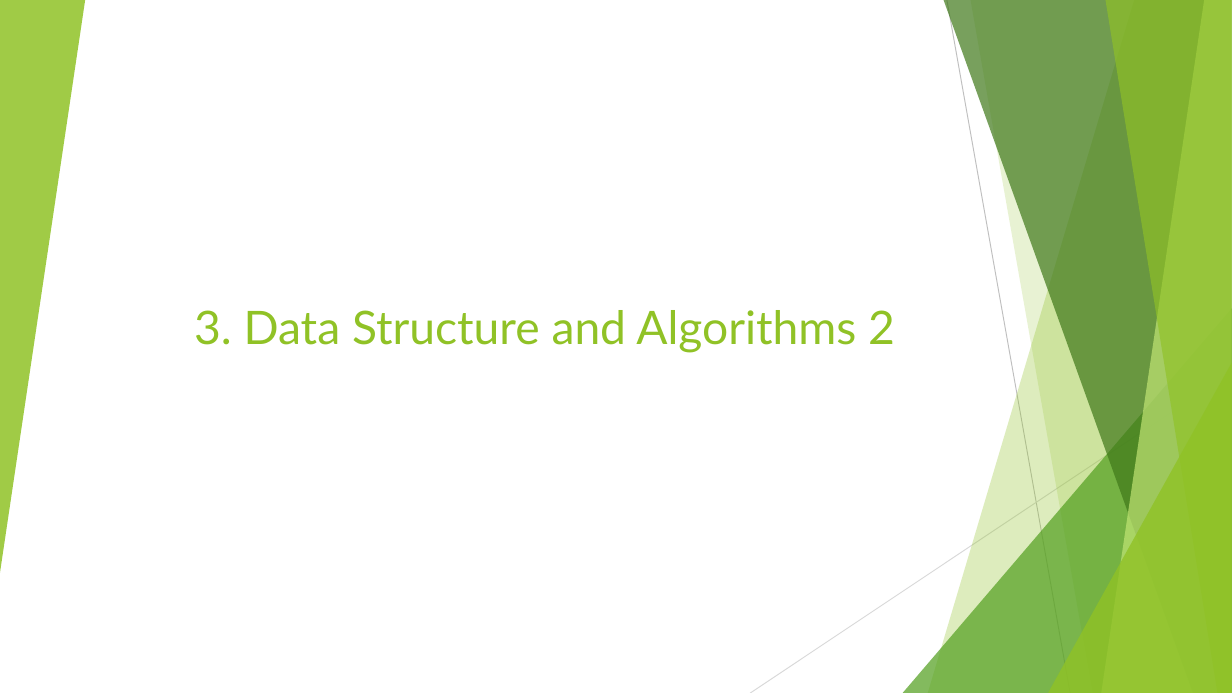
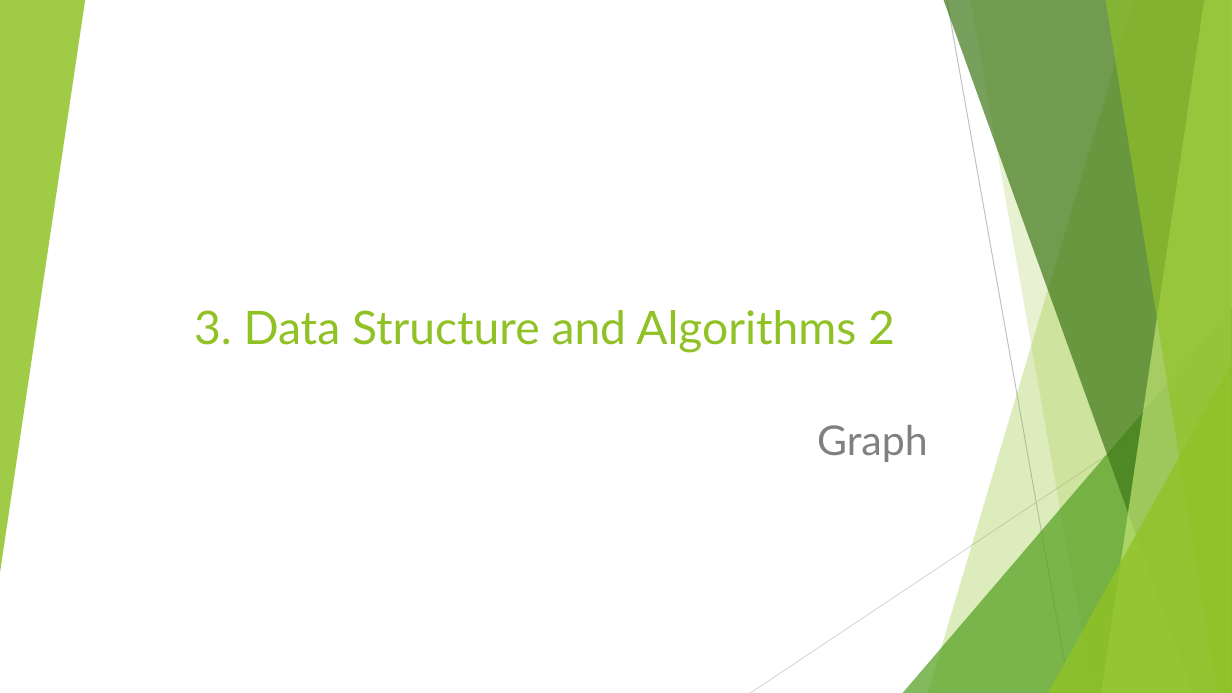
Before and after one commit to Heechul90/Data_Structure_and_Algorithms, a slide deck: slide 1 of 2. Non-Linear Structure, Optimiztion,and Algorithm/5/5. DataStructure & Algorithm 2.pptx. Drawn at 1232x693 pixels with LibreOffice and Linux fonts; fonts in the diff are those of the drawing. Boxes give left, top, right and bottom in pixels: in the first picture for what was removed or moved away, otherwise in the second. Text is boxed around its words. In the diff, an @@ line names an element or a change of style, - is before the commit and + after.

Commit message:
Graph

```diff
--- a/2. Non-Linear Structure, Optimiztion,and Algorithm/5/5. DataStructure & Algorithm 2.pptx
+++ b/2. Non-Linear Structure, Optimiztion,and Algorithm/5/5. DataStructure & Algorithm 2.pptx
@@ subtitle added at [817, 425, 928, 462], 32 pt, text #808080 @@
+Graph
```
Also in this commit, not shown: 9 slides added, 1 slide removed.
